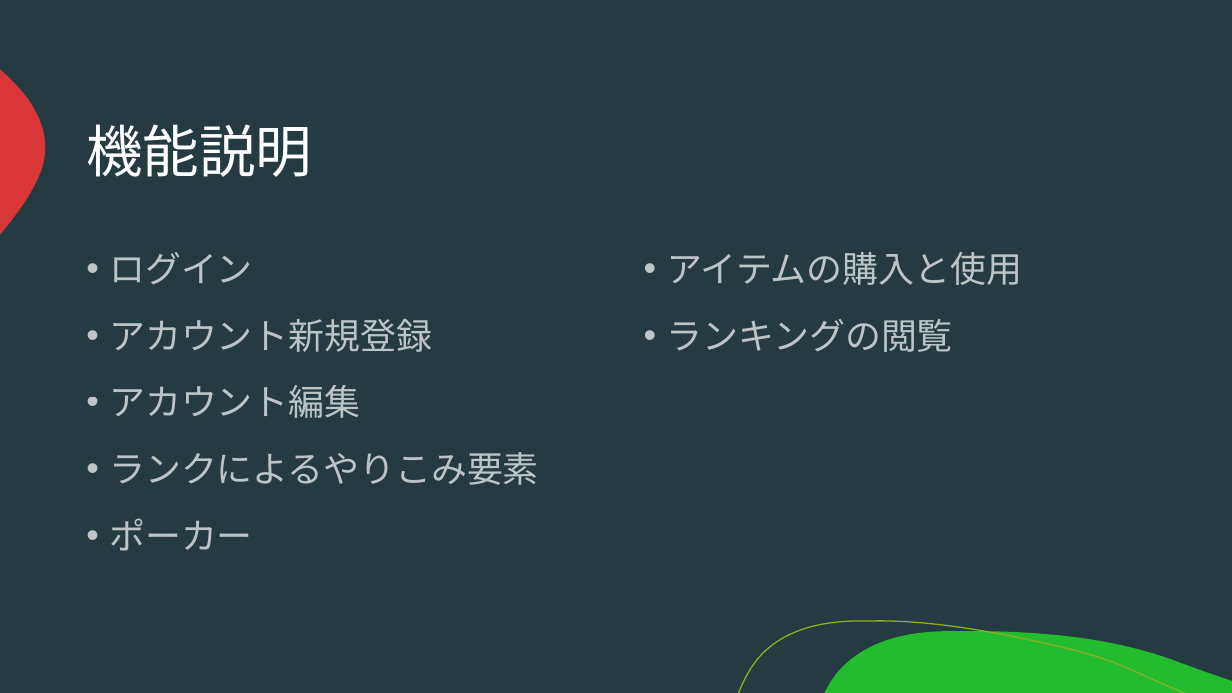
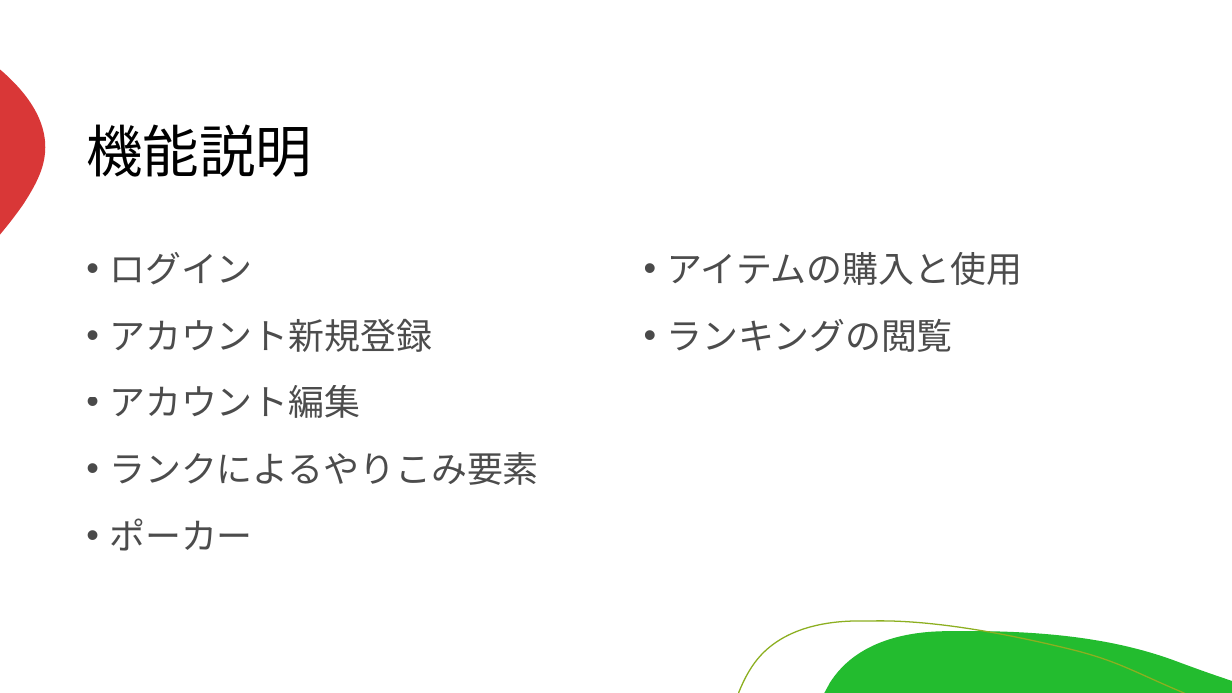
Before and after one commit to miyagiryusei/Excel, a slide deck: slide 6 of 発表資料.pptx. Drawn at 1232x693 pixels with LibreOffice and Linux fonts; fonts in the diff are those of the drawing. Boxes give left, top, right and bottom in pixels: in the first picture for what was removed or moved away, otherwise in the second. Text is boxed around its words. In the diff, an @@ line names an element or a change of style, - is before the commit and + after.

```diff
--- a/発表資料.pptx
+++ b/発表資料.pptx
@@ background #243C41 to #FFFFFF @@
@@ title "機能説明" at [86,124,312,177]: text colour #FFFFFF to #000000 @@
@@ text "ログイン" at [109,252,539,551]: text colour #FFFFFF at 70% opacity to #000000 at 70% opacity @@
@@ text "アイテムの購入と使用" at [667,252,1022,352]: text colour #FFFFFF at 70% opacity to #000000 at 70% opacity @@
```
Also in this commit, not shown: 19 other slides changed, 1 slide added.
